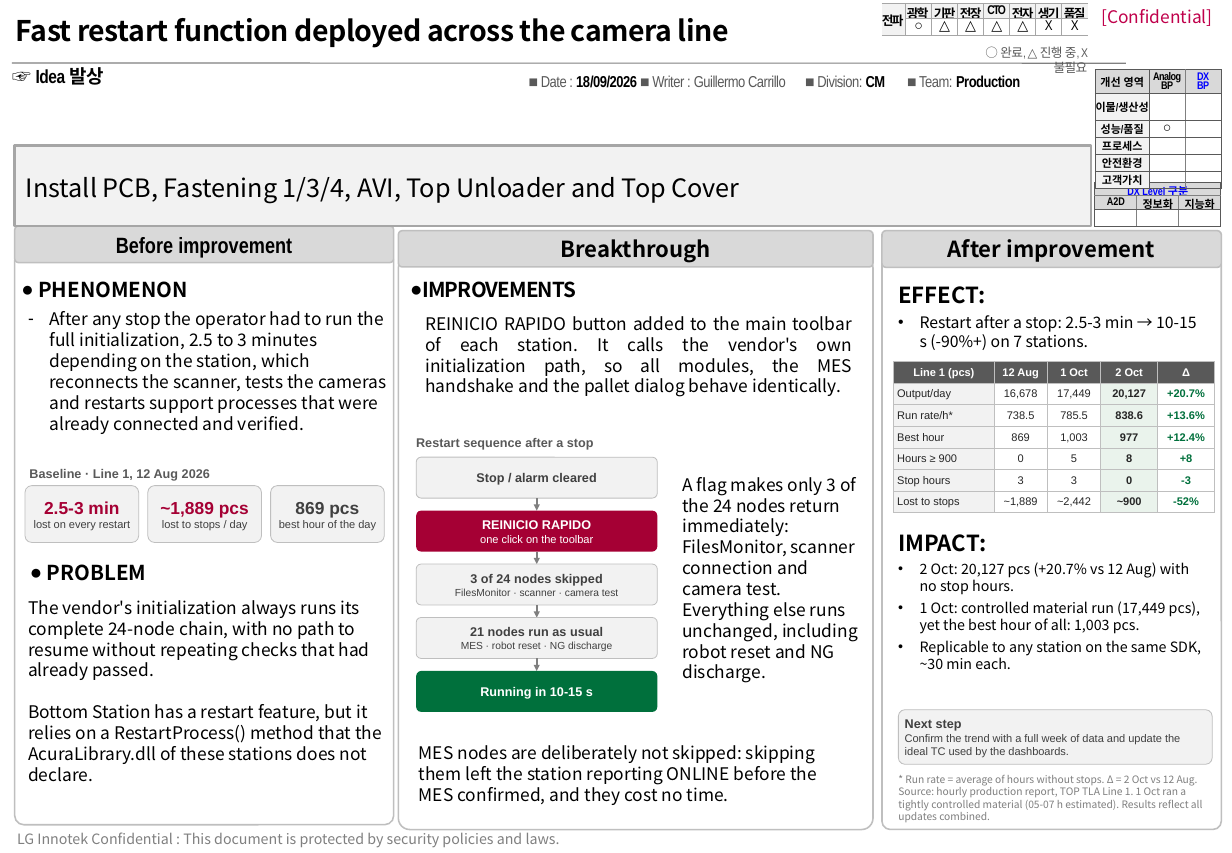
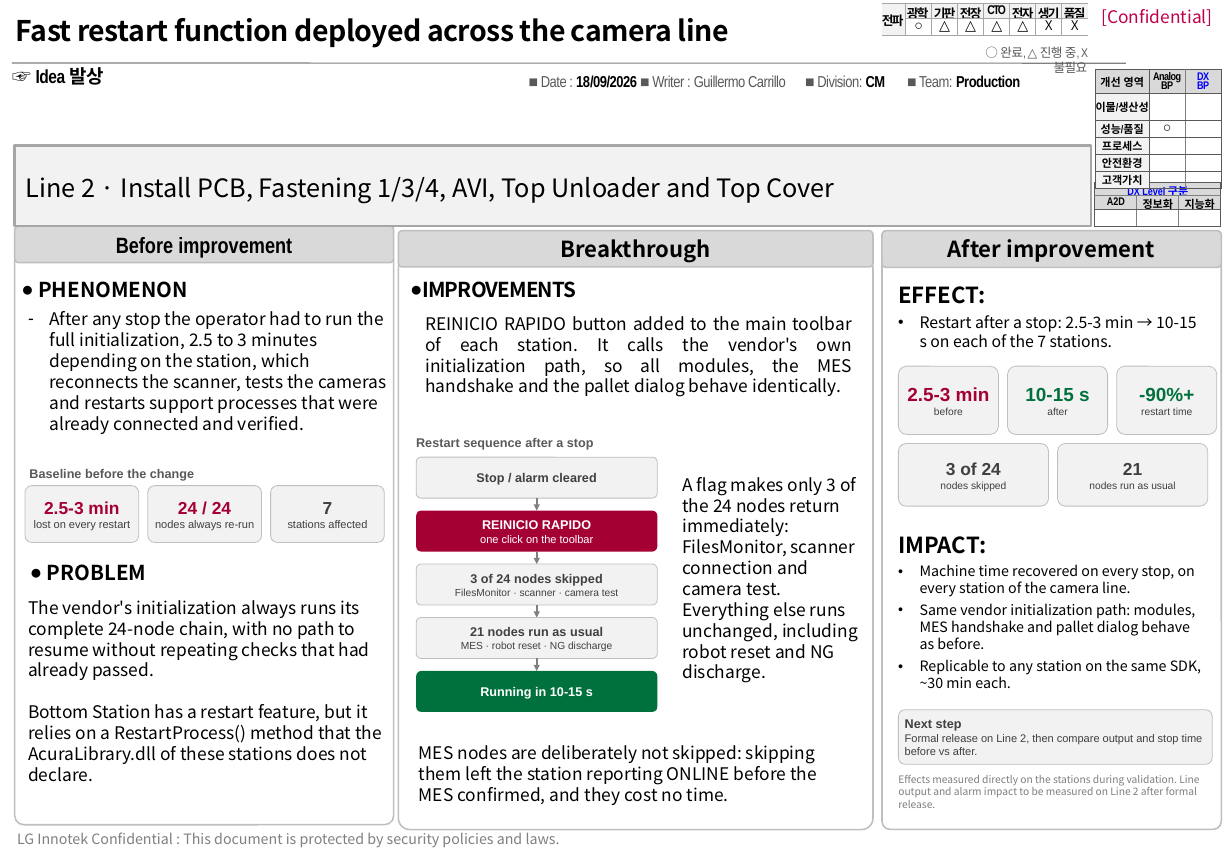
Before and after one commit to memo-power-95/bkmn, a slide deck: slide 1 of lotform/TPM_1_Reinicio_Rapido.pptx. Drawn at 1232x853 pixels with LibreOffice and Linux fonts; fonts in the diff are those of the drawing; background and template pictures are left out. Boxes give left, top, right and bottom in pixels: in the first picture for what was removed or moved away, otherwise in the second. Text is boxed around its words. In the diff, an @@ line names an element or a change of style, - is before the commit and + after.

```diff
--- a/lotform/TPM_1_Reinicio_Rapido.pptx
+++ b/lotform/TPM_1_Reinicio_Rapido.pptx
@@ text in rectangle at <box>26,177,835,204</box>: text changed @@
-Install PCB, Fastening 1/3/4, AVI, Top Unloader and Top Cover
+Line 2 · Install PCB, Fastening 1/3/4, AVI, Top Unloader and Top Cover
@@ text at <box>920,315,1196,347</box>: text changed @@
-• Restart after a stop: 2.5-3 min → 10-15 s (-90%+) on 7 stations.
+• Restart after a stop: 2.5-3 min → 10-15 s on each of the 7 stations.
@@ table removed at <box>894,362,1215,513</box>, 7 rows, 5 columns @@
-Line 1 (pcs) | 12 Aug | 1 Oct | 2 Oct | Δ
-Output/day | 16,678 | 17,449 | 20,127 | +20.7%
-Run rate/h* | 738.5 | 785.5 | 838.6 | +13.6%
-Best hour | 869 | 1,003 | 977 | +12.4%
-Hours ≥ 900 | 0 | 5 | 8 | +8
-Stop hours | 3 | 3 | 0 | -3
-Lost to stops | ~1,889 | ~2,442 | ~900 | -52%
@@ rounded rectangle added at <box>899,366,999,435</box>, fill #F2F2F2, outline #BFBFBF 0.5 pt, 12 pt, text #A50034, bold @@
+2.5-3 min
+before
@@ rounded rectangle added at <box>1008,366,1108,435</box>, fill #F2F2F2, outline #BFBFBF 0.5 pt, 12 pt, text #00703C, bold @@
+10-15 s
+after
@@ rounded rectangle added at <box>1117,366,1217,435</box>, fill #F2F2F2, outline #BFBFBF 0.5 pt, 6.5 pt, text #404040 @@
+-90%+
+restart time
@@ rounded rectangle added at <box>899,444,1049,506</box>, fill #F2F2F2, outline #BFBFBF 0.5 pt, 6.5 pt, text #404040 @@
+3 of 24
+nodes skipped
@@ rounded rectangle added at <box>1058,444,1208,506</box>, fill #F2F2F2, outline #BFBFBF 0.5 pt, 6.5 pt, text #404040 @@
+21
+nodes run as usual
@@ text in rectangle at <box>29,469,194,481</box>: text changed @@
-Baseline · Line 1, 12 Aug 2026
+Baseline before the change
@@ text in rounded rectangle at <box>155,502,254,531</box>: text changed @@
-~1,889 pcs
-lost to stops / day
+24 / 24
+nodes always re-run
@@ text in rounded rectangle at <box>288,502,367,528</box>: text changed @@
-869 pcs
-best hour of the day
+7
+stations affected
@@ text at <box>920,564,1196,649</box>: text changed @@
-• 2 Oct: 20,127 pcs (+20.7% vs 12 Aug) with no stop hours.
-• 1 Oct: controlled material run (17,449 pcs), yet the best hour of all: 1,003 pcs.
+• Machine time recovered on every stop, on every station of the camera line.
+• Same vendor initialization path: modules, MES handshake and pallet dialog behave as before.
@@ text in rounded rectangle at <box>905,734,1203,755</box>: text changed @@
-Confirm the trend with a full week of data and update the ideal TC used by the dashboards.
+Formal release on Line 2, then compare output and stop time before vs after.
@@ text at <box>898,775,1199,808</box>: text changed @@
-* Run rate = average of hours without stops. Δ = 2 Oct vs 12 Aug. Source: hourly production report, TOP TLA Line 1. 1 Oct ran a tightly controlled material (05-07 h estimated). Results reflect all updates combined.
+Effects measured directly on the stations during validation. Line output and alarm impact to be measured on Line 2 after formal release.
```
Also in this commit, not shown: 2 other files.
